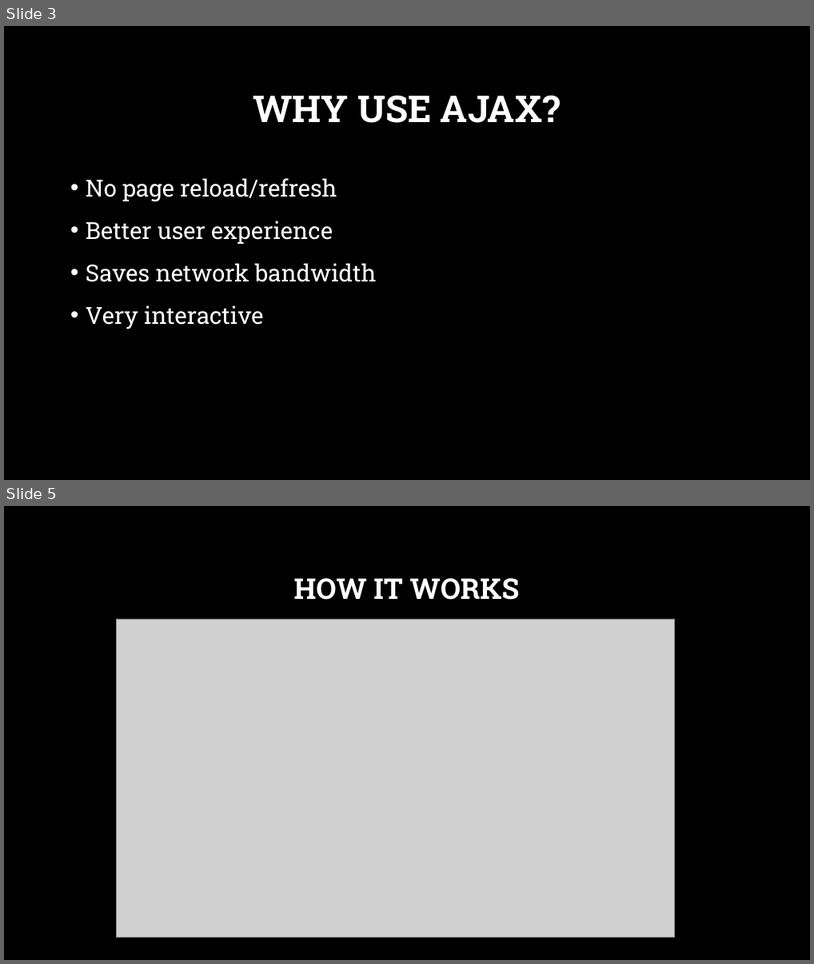
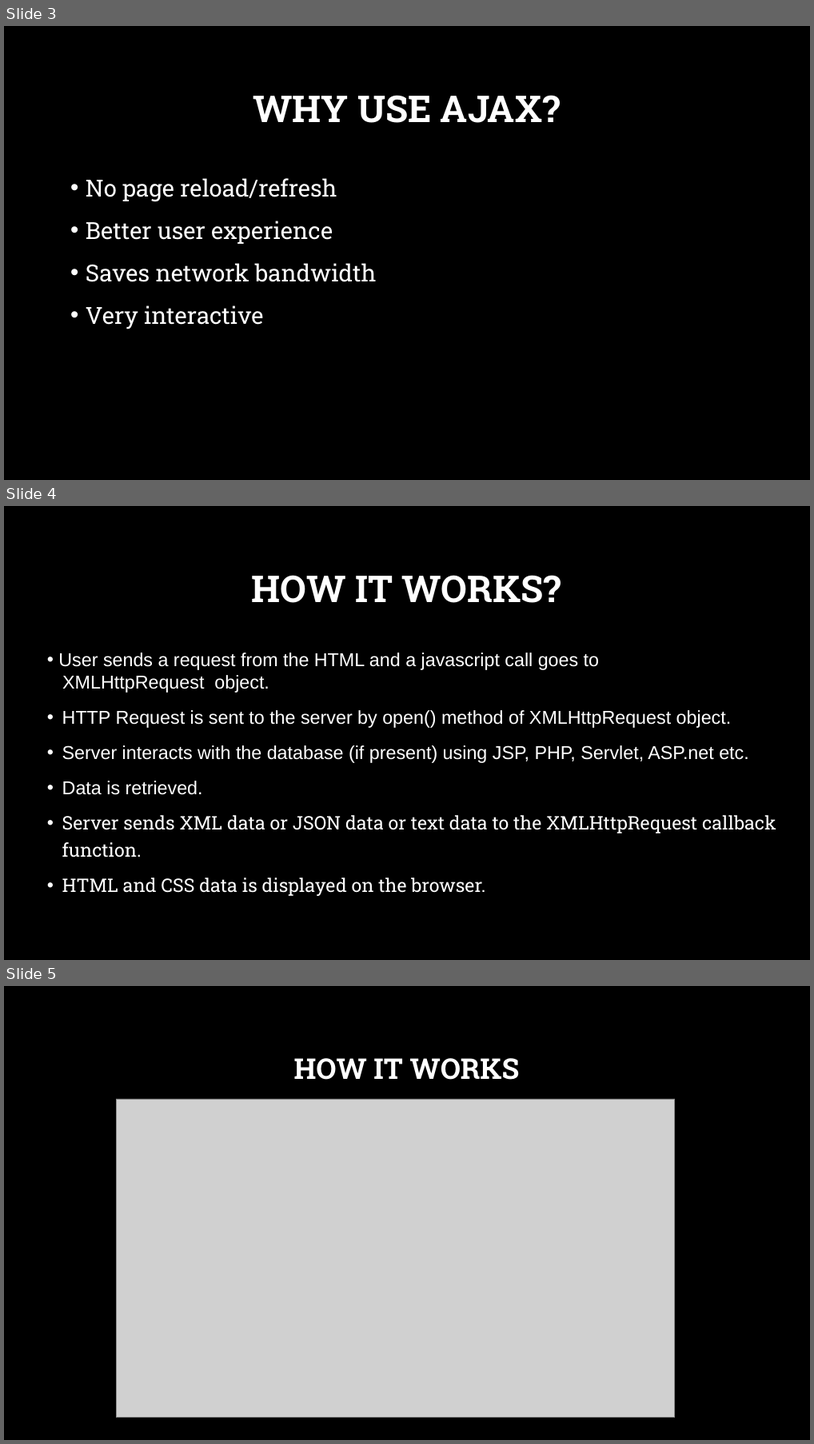
Before and after one commit to Shubhamdutta2000/Web-Training, a slide deck: 08. Ajax/Ajax.pptx. Shown one above the other, each under a label of ours: slides 3 and 5 before the commit, slides 3, 4 and 5 after it; the slides between them are not shown. The pictures are 814x964 and 814x1444 pixels, drawn with LibreOffice and Linux fonts; fonts in the diff are those of the drawing; grey boxes stand for pictures; background and template pictures are left out. Boxes give left, top, right and bottom in pixels: in the first picture for what was removed or moved away, otherwise in the second. Text is boxed around its words. In the diff, an @@ line names an element or a change of style, - is before the commit and + after.

```diff
--- a/08. Ajax/Ajax.pptx
+++ b/08. Ajax/Ajax.pptx
@@ slide 4 added at (x1=4, y1=506, x2=810, y2=960), background picture (left out) @@
@@ title added at (x1=252, y1=575, x2=562, y2=603), 44 pt, text #FFFFFF, bold @@
+HOW IT WORKS?
@@ text added at (x1=58, y1=652, x2=777, y2=896), 22.2 pt, text #FFFFFF @@
+• User sends a request from the HTML and a javascript call goes to
+XMLHttpRequest object.
+• HTTP Request is sent to the server by open() method of XMLHttpRequest object.
+• Server interacts with the database (if present) using JSP, PHP, Servlet, ASP.net etc.
+• Data is retrieved.
+• Server sends XML data or JSON data or text data to the XMLHttpRequest callback function.
+• HTML and CSS data is displayed on the browser.
```
Also in this commit, not shown: 3 other slides added, 1 slide removed, 7 other files.
